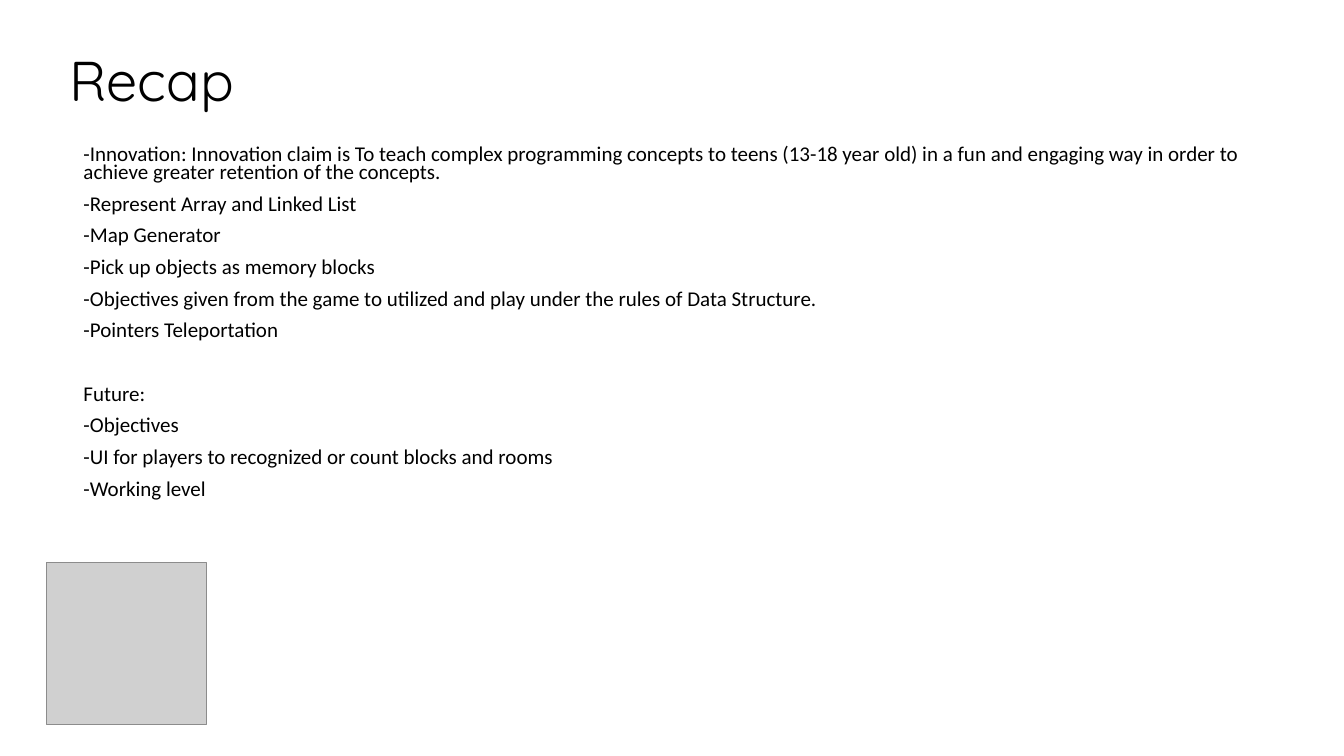
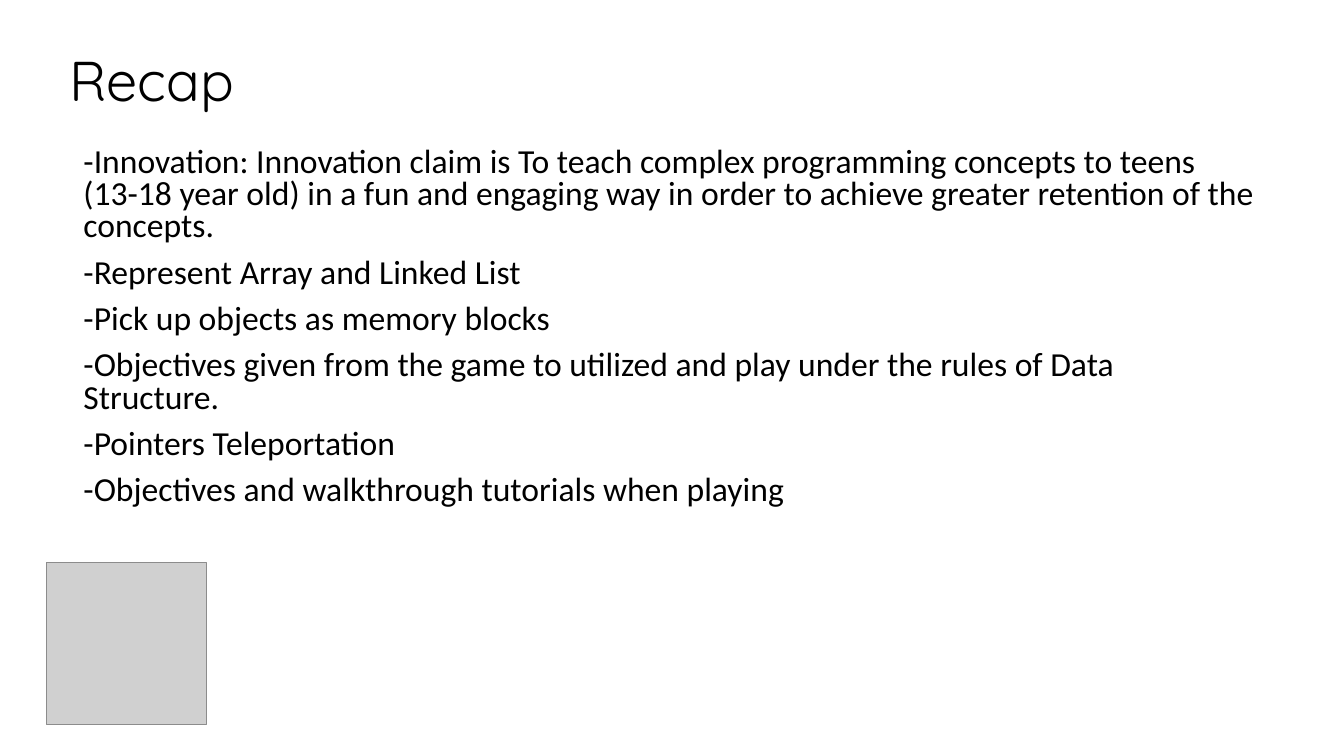
Before and after one commit to normannguyen/Matchablks, a slide deck: slide 10 of SIP_Round1_SIP_Norman-2.pptx. Drawn at 1344x756 pixels with LibreOffice and Linux fonts; fonts in the diff are those of the drawing; grey boxes stand for pictures; background and template pictures are left out. Boxes give left, top, right and bottom in pixels: in the first picture for what was removed or moved away, otherwise in the second. Text is boxed around its words. In the diff, an @@ line names an element or a change of style, - is before the commit and + after.

```diff
--- a/SIP_Round1_SIP_Norman-2.pptx
+++ b/SIP_Round1_SIP_Norman-2.pptx
@@ text at (83,149,1254,461): size 15 to 24 pt in "-Innovation: Innovation claim is To teach complex ...", "-Represent Array and Linked List", "-Pick up objects as memory blocks", "-Objectives given from the game to utilized ..." and 1 more places; line spacing 0.7 to 0.8 @@
@@ text at (83,228,221,246): paragraph removed @@
--Map Generator
@@ text at (83,477,784,507): text changed; size 15 to 24 pt @@
-Future:
--Objectives
--UI for players to recognized or count blocks and rooms
--Working level
+-Objectives and walkthrough tutorials when playing
```
Also in this commit, not shown: 2 other slides changed, 1 slide removed, 13 other files.
